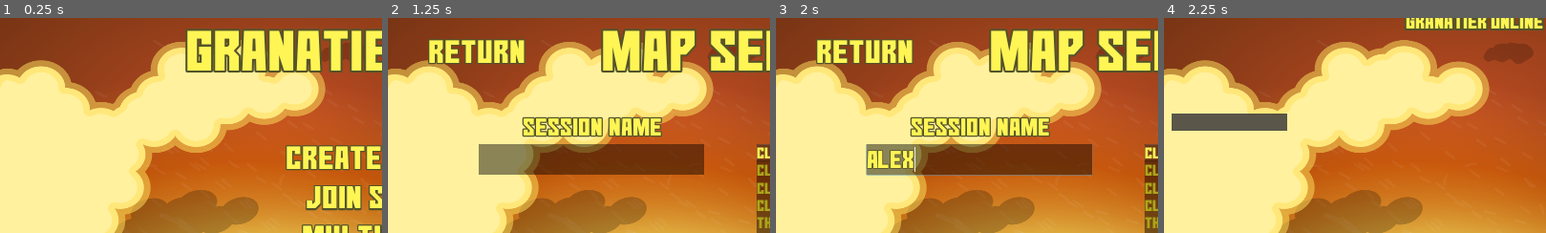
Above: before the commit, frames 1-4 (left to right).
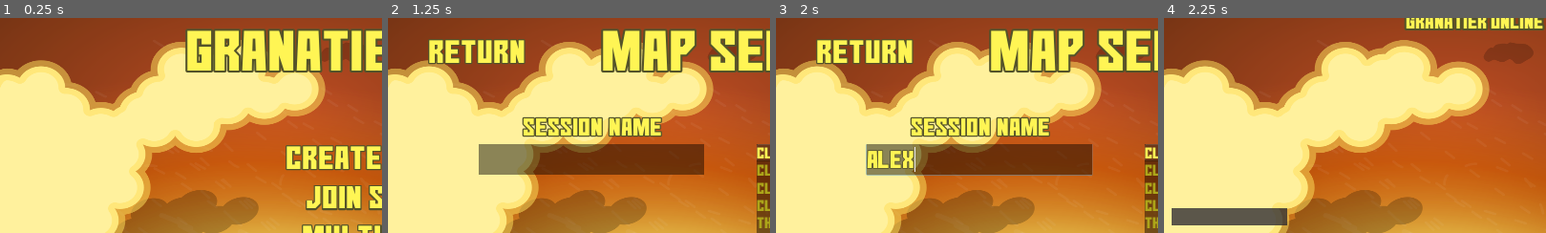
Above: after the commit, the same moments.

Repository: mrhappyhof/soulThieves
Game: Godot game, scene res://scenes/MainMenu.tscn
Same seed, same stepped clock (60 frames per second), same inputs: the game is played once before the commit and once after it.
Inputs (mouse positions are % of the whole screen's width and height, from its top left):
- Up to frame 1 (0.25 s): no input
- Up to frame 2 (1.25 s): click "Create Session" at 0.5 s
- Up to frame 3 (2 s): click (28, 37) at 1.27 s; type "Alex" at 1.35 s
- Up to frame 4 (2.25 s): click "Create Session" at 2 s
The pictures show only the part of the screen within x 1-51%, y 4-54%; the shares and areas given below are measured in that part.

Frames 1-3 are identical in both runs. In frame 4, 4.8% of the frame differs, in the area x 2-33%, y 44-97%.

Commit message:
Upgraded HUD

Diff:
--- a/GranatierClient/scenes/HUD.tscn
+++ b/GranatierClient/scenes/HUD.tscn
@@ -65,9 +65,10 @@
 anchor_top = 0.5
 anchor_bottom = 0.5
 margin_left = 45.0
-margin_top = -257.0
+margin_top = -20.0
 margin_right = 337.0
-margin_bottom = -213.0
+margin_bottom = 24.0
+grow_vertical = 2
 focus_mode = 0
 custom_colors/guide_color = Color( 0, 0, 0, 0 )
 custom_colors/font_color_selected = Color( 1, 0.964706, 0.333333, 1 )
@@ -79,7 +80,7 @@
 custom_styles/bg_focus = SubResource( 5 )
 custom_styles/cursor_unfocused = SubResource( 7 )
 custom_styles/selected = SubResource( 4 )
-select_mode = 1
 auto_height = true
+max_columns = 5
 
 [connection signal="timeout" from="Timer" to="." method="countdown"]
--- a/GranatierClient/scripts/HUD.gd
+++ b/GranatierClient/scripts/HUD.gd
@@ -1,12 +1,14 @@
 extends CanvasLayer
 
-var time = 300
+var Powerup = preload("res://scripts/Powerup.gd")
+
+export var time = 300
 
 signal lose()
 
 # Called when the node enters the scene tree for the first time.
 func _ready():
-	$PlayerList.set_icon_scale(0.2)
+	$PlayerList.set_icon_scale(0.5) # Changed from 0.2 to 0.5
 	$PlayerList.allow_reselect = false
 	pass # Replace with function body.
 
@@ -23,6 +25,7 @@
 
 		$TimerLabel.text = "%02d:%02d" % [minutes, seconds]
 		time -= 1
+
 	elif time == -1:
 		emit_signal("lose")
 		#queue_free()
@@ -30,16 +33,34 @@
 # Display players in the HUD
 func hud_display_player():
 	$PlayerList.clear()
-	var i = 1
+	var player_number = 1
 
 	# Get all players from node "Players" and place them in the PlayerList
 	for child in get_node("../Players").get_children():
 		var sprite = child.get_node("AnimatedSprite")
 		var frame = sprite.get_sprite_frames().get_frame(sprite.get_animation(), sprite.get_frame())
 
-		$PlayerList.add_item("Player " + str(i), frame)
-		i += 1
+		$PlayerList.add_item("Player " + str(player_number), frame)
+
+		# Add four empty items, in order to reach an item count of 20 (20 items / 5 columns = 4 rows)
+		$PlayerList.add_item("")
+		$PlayerList.add_item("")
+		$PlayerList.add_item("")
+		$PlayerList.add_item("")
+
+		# Add powerups to PlayerList and disable them
+		for n in Powerup.powerups().size():
+			$PlayerList.add_icon_item(load(Powerup.powerups()[n]["image"] + ".tres"))
+			hud_disable_powerup(player_number, n)
 
 	# Disable Tooltip for all items
 	for index in $PlayerList.get_item_count():
 		$PlayerList.set_item_tooltip_enabled(index, false)
+
+func hud_enable_powerup(player_number, powerup_index):
+	var powerup = (player_number + 4) + powerup_index
+	$PlayerList.set_item_icon_modulate(powerup, Color(1, 1, 1, 1))
+
+func hud_disable_powerup(player_number, powerup_index):
+	var powerup = (player_number + 4) + powerup_index
+	$PlayerList.set_item_icon_modulate(powerup, Color(1, 1, 1, 0.4))
--- a/GranatierClient/scripts/Powerup.gd
+++ b/GranatierClient/scripts/Powerup.gd
@@ -43,7 +43,22 @@
 	"""
 
 	# Alternatively dictionaries can be added to powerups manually
-	var powerups = [
+	var powerups = powerups()
+
+	# Create a random number generator and randomize it
+	var randomNumber = RandomNumberGenerator.new()
+	randomNumber.randomize()
+
+	# Get a random powerup an load the image in the sprite
+	var p = powerups[randomNumber.randi_range(0, powerups.size() - 1)]
+	$Sprite.texture = load(p.image + ".tres")
+
+# Called every frame. 'delta' is the elapsed time since the previous frame.
+#func _process(delta):
+#	pass
+
+static func powerups():
+	return [
 			{
 				"image" : PATH + "bad_hyperactive",
 				"timer" : 0.0
@@ -74,20 +89,6 @@
 
 			{
 				"image" : PATH + "bad_slow",
-				"timer" : 0.0
-			},
-
-			##########################################
-
-			{
-				"image" : PATH + "bomb",
-				"timer" : 0.0
-			},
-
-			##########################################
-
-			{
-				"image" : PATH + "kick",
 				"timer" : 0.0
 			},
 
@@ -145,17 +146,19 @@
 			{
 				"image" : PATH + "throw",
 				"timer" : 0.0
+			},
+
+			##########################################
+
+			{
+				"image" : PATH + "bomb",
+				"timer" : 0.0
+			},
+
+			##########################################
+
+			{
+				"image" : PATH + "kick",
+				"timer" : 0.0
 			}
 	]
-
-	# Create a random number generator and randomize it
-	var randomNumber = RandomNumberGenerator.new()
-	randomNumber.randomize()
-
-	# Get a random powerup an load the image in the sprite
-	var p = powerups[randomNumber.randi_range(0, powerups.size() - 1)]
-	$Sprite.texture = load(p.image + ".tres")
-
-# Called every frame. 'delta' is the elapsed time since the previous frame.
-#func _process(delta):
-#	pass
